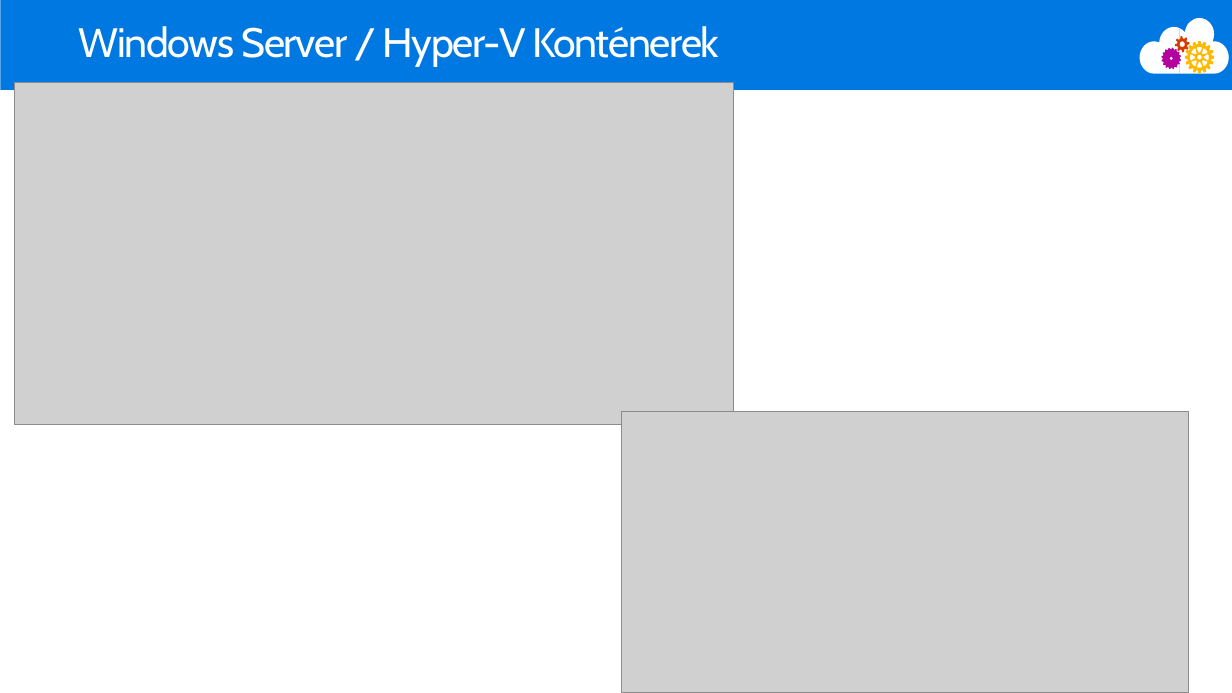
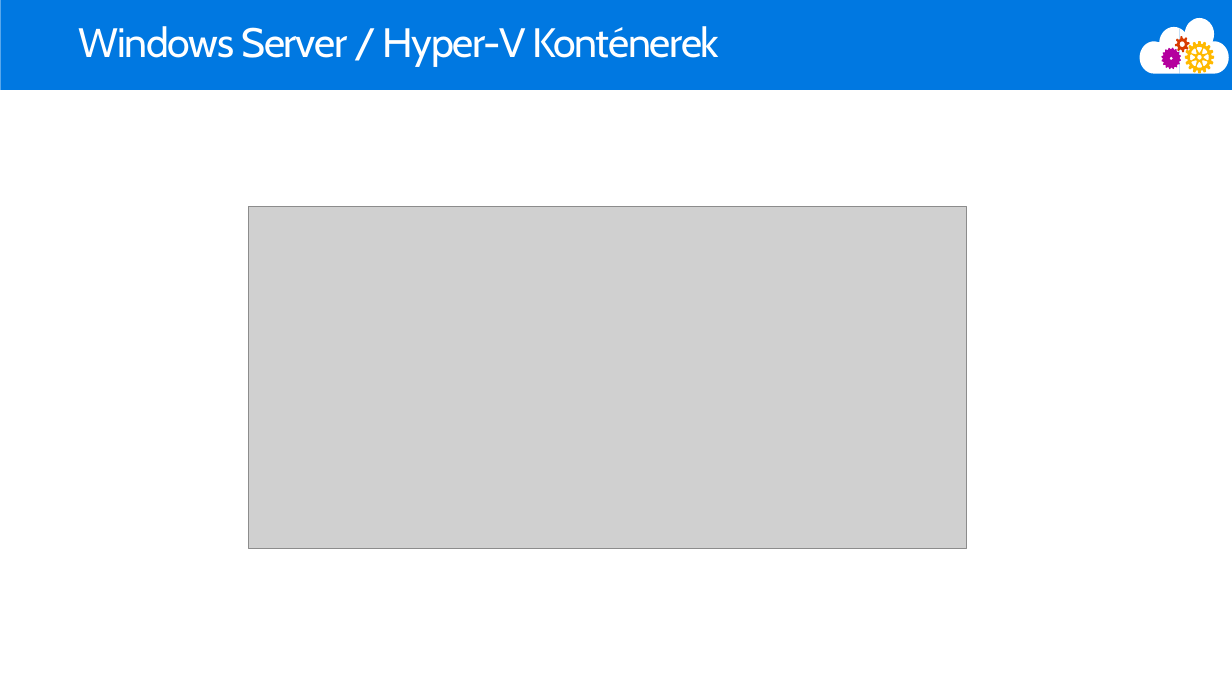
Before and after one commit to ITForumHungary/ITForum2016-DevOps, a slide deck: slide 4 of Session2-Everythin_looks_the_same_in_boxes-Introduction_to_containerization/Where_are_you_Windows-Windows_Containers.pptx. Drawn at 1232x693 pixels with LibreOffice and Linux fonts; fonts in the diff are those of the drawing; grey boxes stand for pictures. Boxes give left, top, right and bottom in pixels: in the first picture for what was removed or moved away, otherwise in the second. Text is boxed around its words. In the diff, an @@ line names an element or a change of style, - is before the commit and + after.

```diff
--- a/Session2-Everythin_looks_the_same_in_boxes-Introduction_to_containerization/Where_are_you_Windows-Windows_Containers.pptx
+++ b/Session2-Everythin_looks_the_same_in_boxes-Introduction_to_containerization/Where_are_you_Windows-Windows_Containers.pptx
@@ picture: place and size @@
-picture at box(15, 82, 734, 424)
+picture at box(249, 206, 968, 548)
@@ picture removed at box(622, 412, 1189, 693) @@
```
Also in this commit, not shown: 1 slide added, 3 other files.
